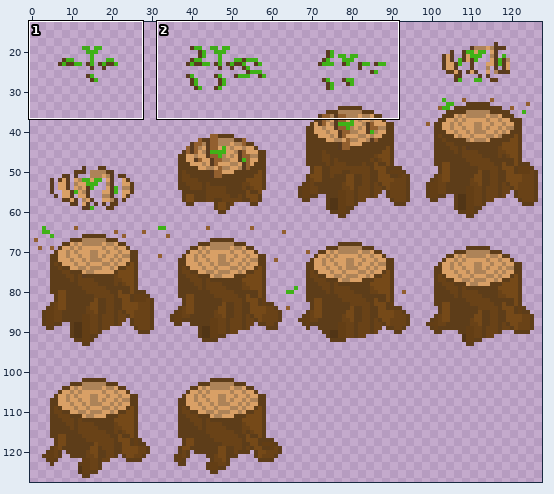
Sprite sheet, stored at Assets/Sprites/Towers/Roots Branch/Roots Stump Construction SpriteSheet.png. The picture above shows the old version from afar; the outline marks the close-up.
Close-up. Earlier state:
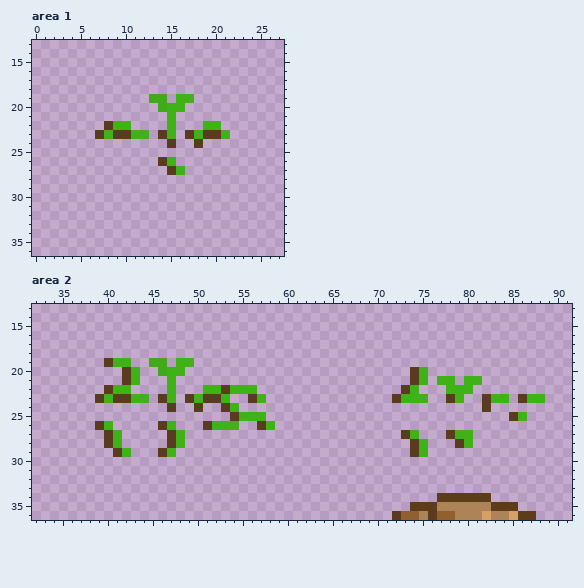
The file is 128x128 pixels. Colours within 5 levels of each other are drawn and written as one. Shown: area 1: x 0..27, y 13..36; area 2: x 32..91, y 13..36. The wide view leaves out empty margins.
The result:
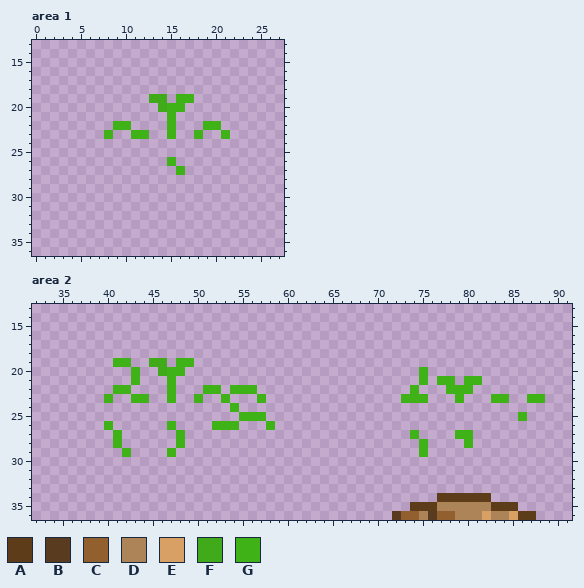
Palette (. is transparent): A #5d3d19  B #593b20  C #925f2f  D #ad8358  E #d9a066  F #40aa1b  G #3fb217
The author wrote: Added new shadow methods for Roots #459
Edits made:
Changed rows in their new state; - is an unchanged pixel.
Area 1:
first column x 7:
22 -.------------
23 .-..---.--.-..
24 --------.--.--
26 -------.------
27 --------.-----
Area 2:
first column x 39:
19 -.----------------------------------------------
20 ---.-------------------------------.------------
21 ---.-------------------------------.------------
22 -.------------.-------------------.-------------
23 .-..---.--.-..---.---------------.-----.---.---.
24 --------.--.--.----------------------------.----
25 ---------------.------------------------------.-
26 .------.----.-----.-----------------------------
27 -.------.-------------------------.----.--------
28 -.------.--------------------------.----.-------
29 --.----.---------------------------.------------
